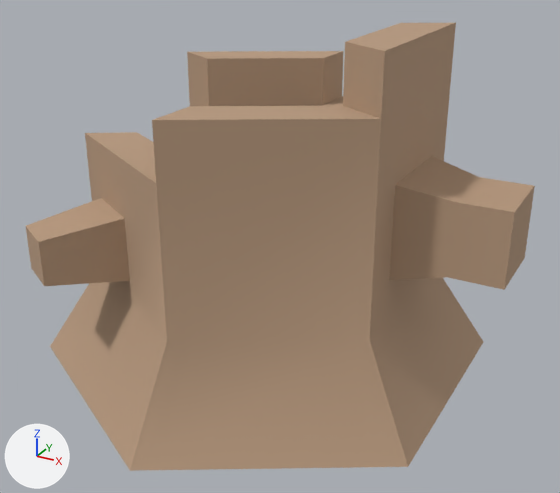
Before and after pictures for a commit that changed the glTF model example_game/world/props/stump-old.prop/model.glb.
Rendered twice from a 50 mm lens placed at (0.673, -1.249, 0.839), pointed at (0.006, -0.037, 0.233). The axes (+X, +Y, +Z) are drawn at lower left. The lights are the same throughout. The first picture is the older version. Vertices at exactly the same position are counted once.

In view in the first picture: 'model'.
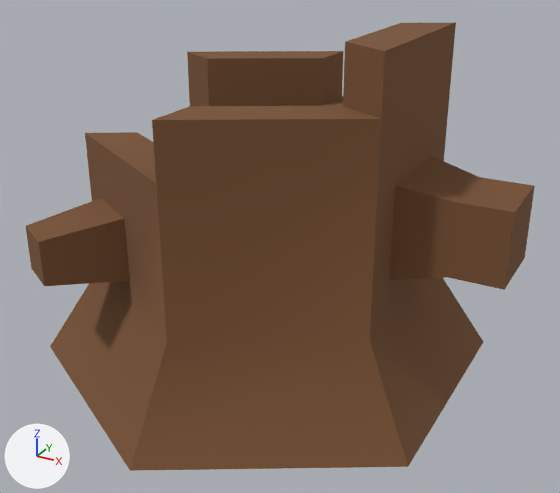
The change, as JSON lines over the scene's bpy script:
```json
{"block": "me_model", "where": "me_model.from_pydata(...)  # 62 vertices, 118 faces; spans x -0.446..0.446, y -0.464..0.464, z -0.02..0.646"}
{"block": "me_model", "where": "# used by ob_model"}
{"block": "me_model", "change": "me_model part 1: 118 faces centred in x -0.411..0.446, y -0.368..0.346, z -0.02..0.646 are repainted in the vertex colours; the middle colour goes from beige #b89a7f to brown #7a5335"}
```

What differs and where, as boxes (x1, y1, x2, y2) in the pictures (560 x 493 px):
```json
{"part": 1, "of": "me_model", "change": "recoloured", "before": [26, 23, 535, 471], "after": [26, 23, 535, 471], "on screen": "beige to brown"}
```
